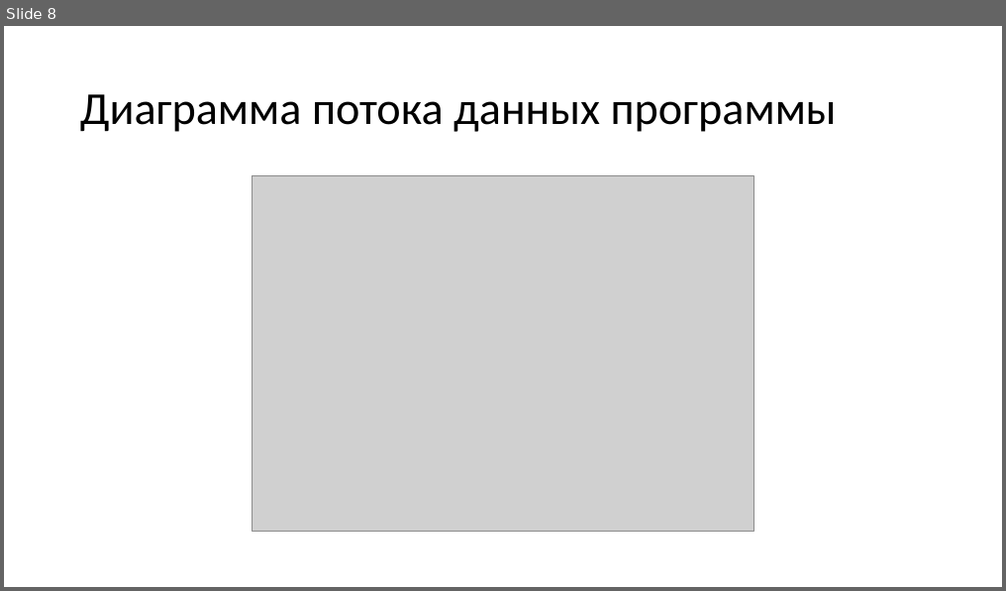
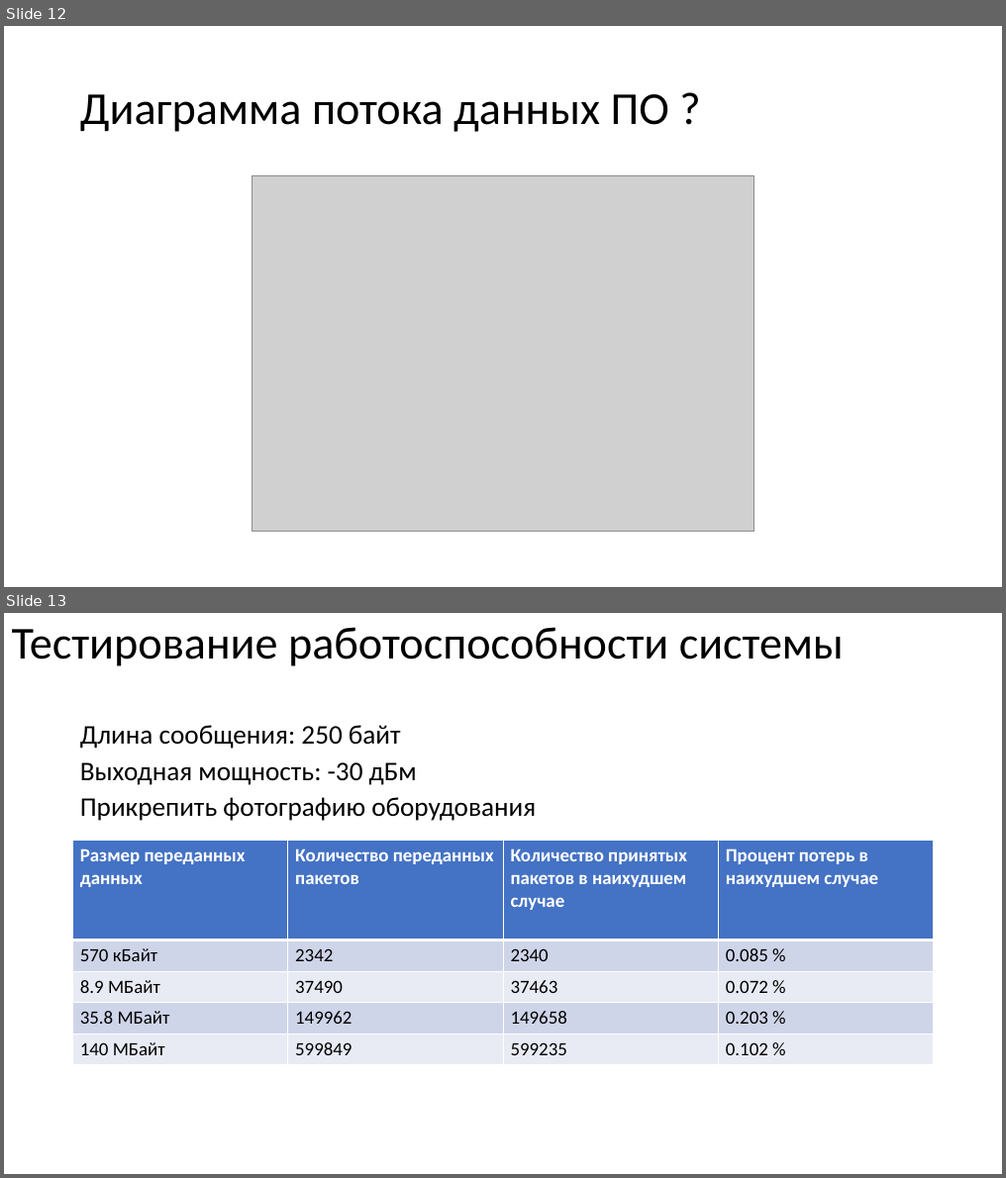
Before and after one commit to wei-blip/diploma, a slide deck: предзащита.pptx. Shown one above the other, each under a label of ours: slide 8 before the commit, slides 12 and 13 after it. The pictures are 1006x591 and 1006x1178 pixels, drawn with LibreOffice and Linux fonts; fonts in the diff are those of the drawing; grey boxes stand for pictures. Boxes give left, top, right and bottom in pixels: in the first picture for what was removed or moved away, otherwise in the second. Text is boxed around its words. In the diff, an @@ line names an element or a change of style, - is before the commit and + after.

```diff
--- a/предзащита.pptx
+++ b/предзащита.pptx
@@ slide 13 added at [4, 613, 1002, 1174], background #FFFFFF @@
@@ title added at [12, 627, 844, 666], 44 pt, text #000000 @@
+Тестирование работоспособности системы
@@ text added at [80, 725, 536, 821], 25.9 pt, text #000000 @@
+Длина сообщения: 250 байт
+Выходная мощность: -30 дБм
+Прикрепить фотографию оборудования
@@ table added at [73, 841, 936, 1065], 5 rows, 4 columns @@
+Размер переданных данных | Количество переданных пакетов | Количество принятых пакетов в наихудшем случае | Процент потерь в наихудшем случае
+570 кБайт | 2342 | 2340 | 0.085 %
+8.9 МБайт | 37490 | 37463 | 0.072 %
+35.8 МБайт | 149962 | 149658 | 0.203 %
+140 МБайт | 599849 | 599235 | 0.102 %
@@ what was slide 8 is now slide 12 @@
@@ slide 12 changed as well @@
@@ title at [80, 94, 669, 132]: text changed @@
-Диаграмма потока данных программы
+Диаграмма потока данных ПО ?
```
Also in this commit, not shown: 7 other slides changed, 5 other slides added, 2 slides removed, 4 other files.
